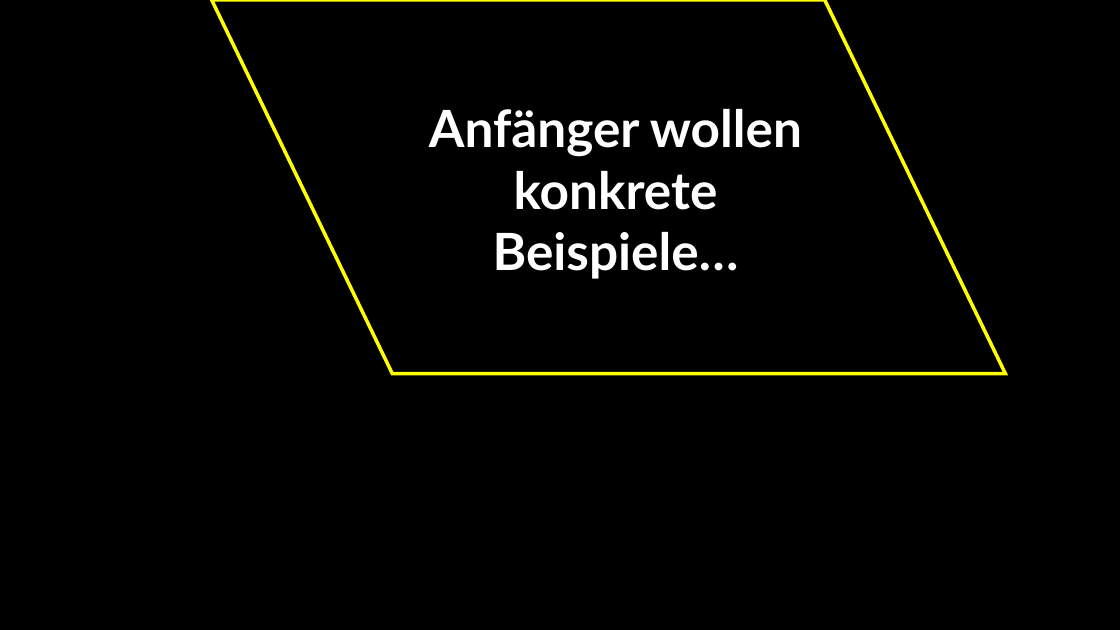
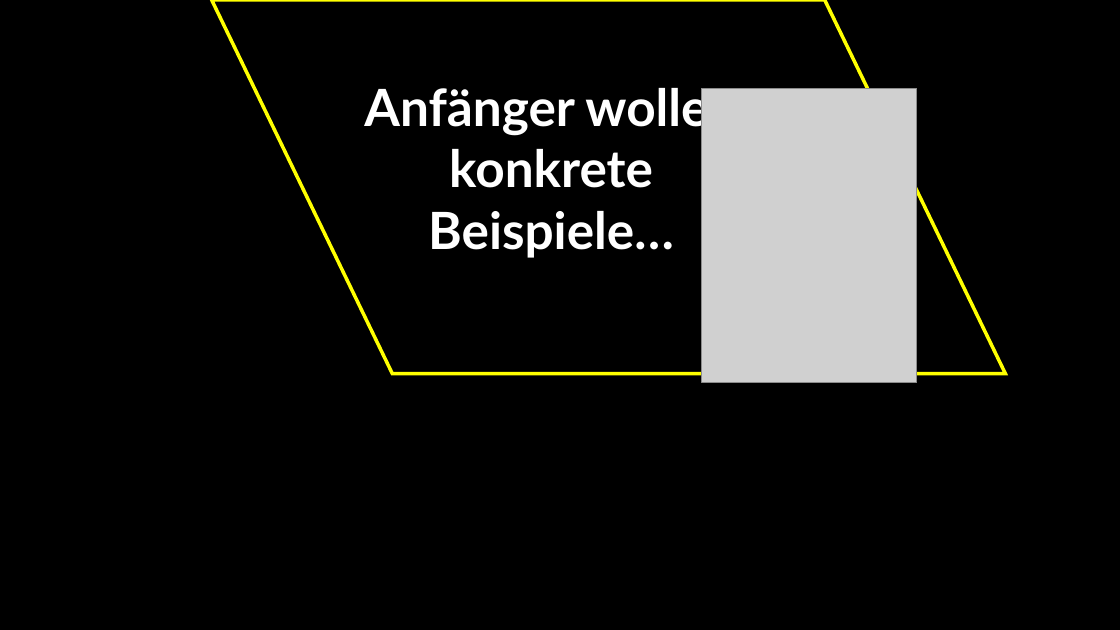
Before and after one commit to jkruppa/teaching, a slide deck: slide 11 of talks/202510_roulette/Kruppa_Scheetz.pptx. Drawn at 1120x630 pixels with LibreOffice and Linux fonts; fonts in the diff are those of the drawing; grey boxes stand for pictures. Boxes give left, top, right and bottom in pixels: in the first picture for what was removed or moved away, otherwise in the second. Text is boxed around its words. In the diff, an @@ line names an element or a change of style, - is before the commit and + after.

```diff
--- a/talks/202510_roulette/Kruppa_Scheetz.pptx
+++ b/talks/202510_roulette/Kruppa_Scheetz.pptx
@@ text "Anfänger wollen konkrete Beispiele…": place and size @@
-text "Anfänger wollen konkrete Beispiele…" at bbox=[429, 109, 802, 279]
+text "Anfänger wollen konkrete Beispiele…" at bbox=[364, 88, 737, 258]
@@ picture added at bbox=[702, 88, 917, 382] @@
```
Also in this commit, not shown: 3 other slides changed, 7 other files.
